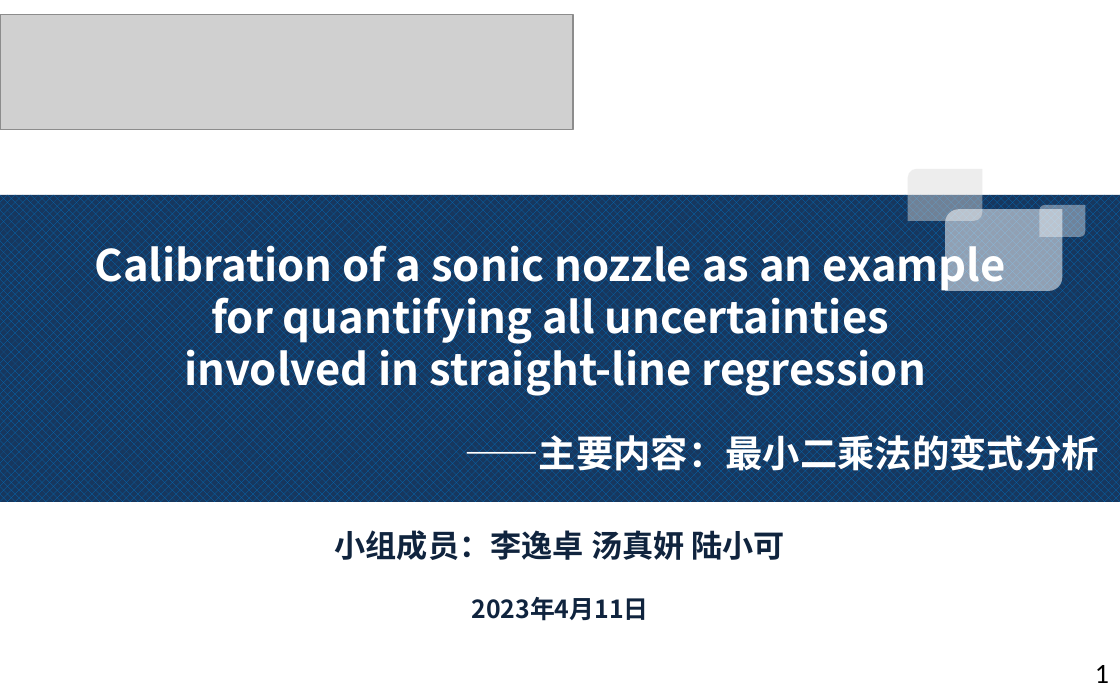
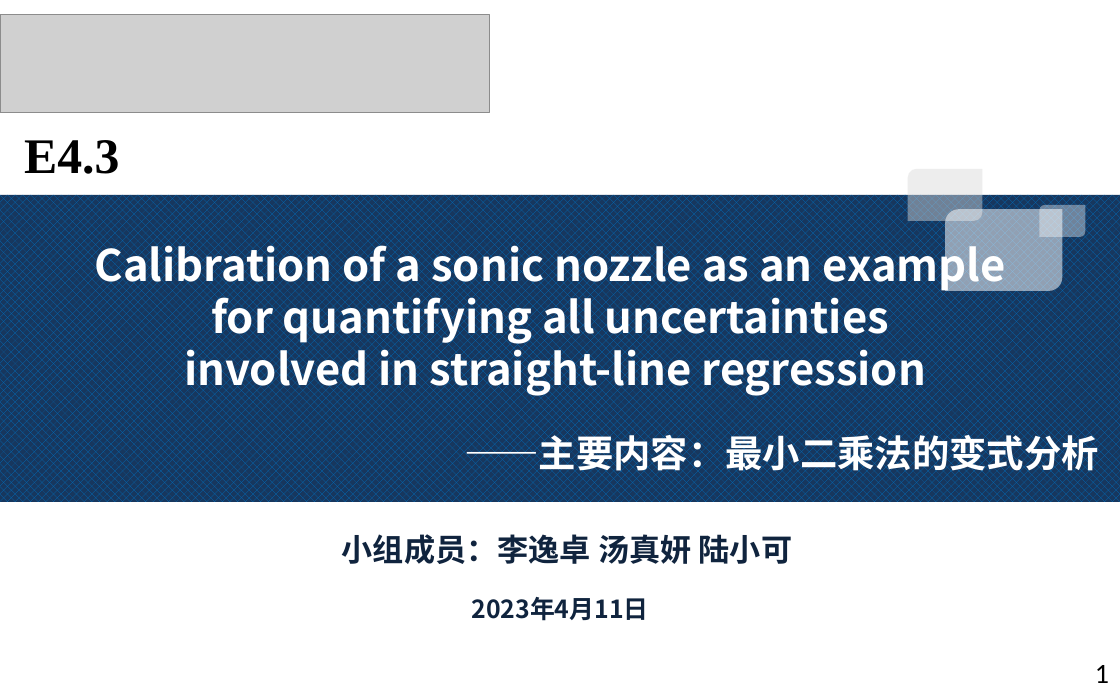
Before and after one commit to augusto-13/ErrorTheory_discussion_ppt, a slide deck: slide 1 of 2023-4-9.pptx. Drawn at 1120x700 pixels with LibreOffice and Linux fonts; fonts in the diff are those of the drawing; grey boxes stand for pictures. Boxes give left, top, right and bottom in pixels: in the first picture for what was removed or moved away, otherwise in the second. Text is boxed around its words. In the diff, an @@ line names an element or a change of style, - is before the commit and + after.

```diff
--- a/2023-4-9.pptx
+++ b/2023-4-9.pptx
@@ picture: place and size @@
-picture at [0, 15, 573, 129]
+picture at [0, 15, 489, 112]
@@ text added at [24, 140, 119, 174], 32 pt, text #000000, bold @@
+E4.3
@@ text "小组成员：李逸卓 汤真妍 陆小可": place and size @@
-text "小组成员：李逸卓 汤真妍 陆小可" at [335, 530, 785, 560]
+text "小组成员：李逸卓 汤真妍 陆小可" at [342, 534, 792, 564]
```
Also in this commit, not shown: 9 other slides changed, 7 slides added, 2 slides removed.
